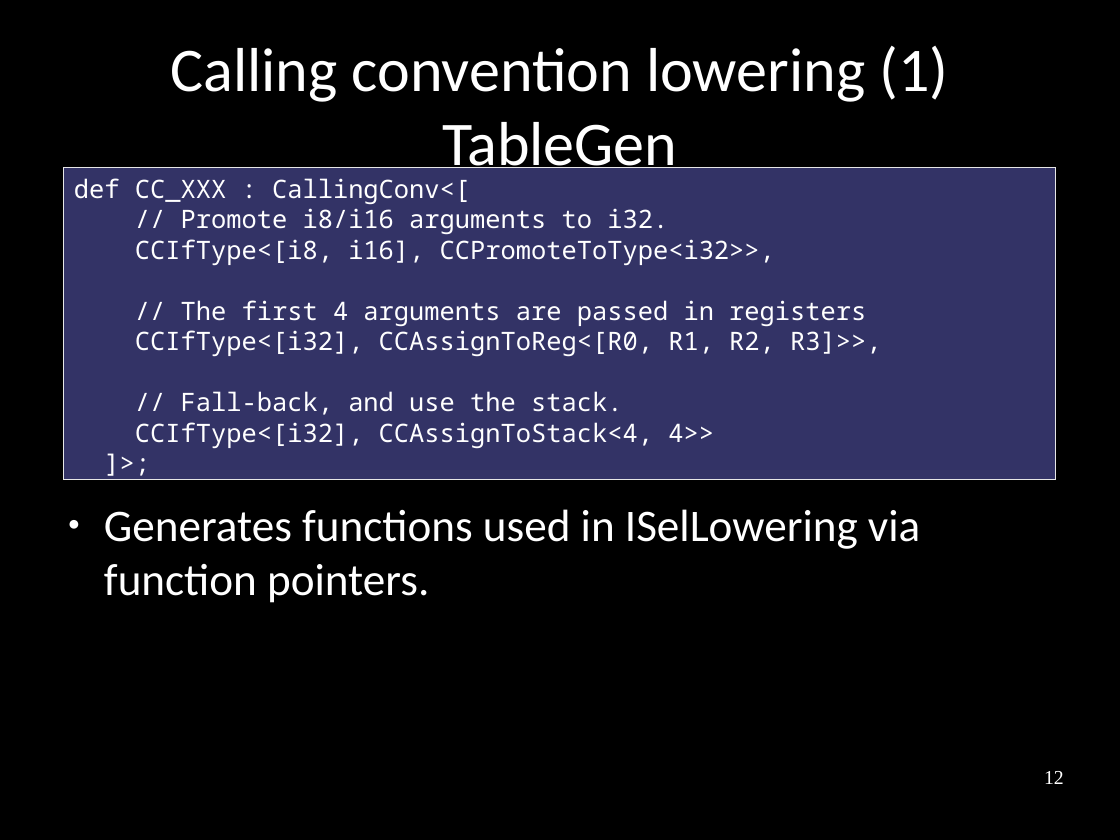
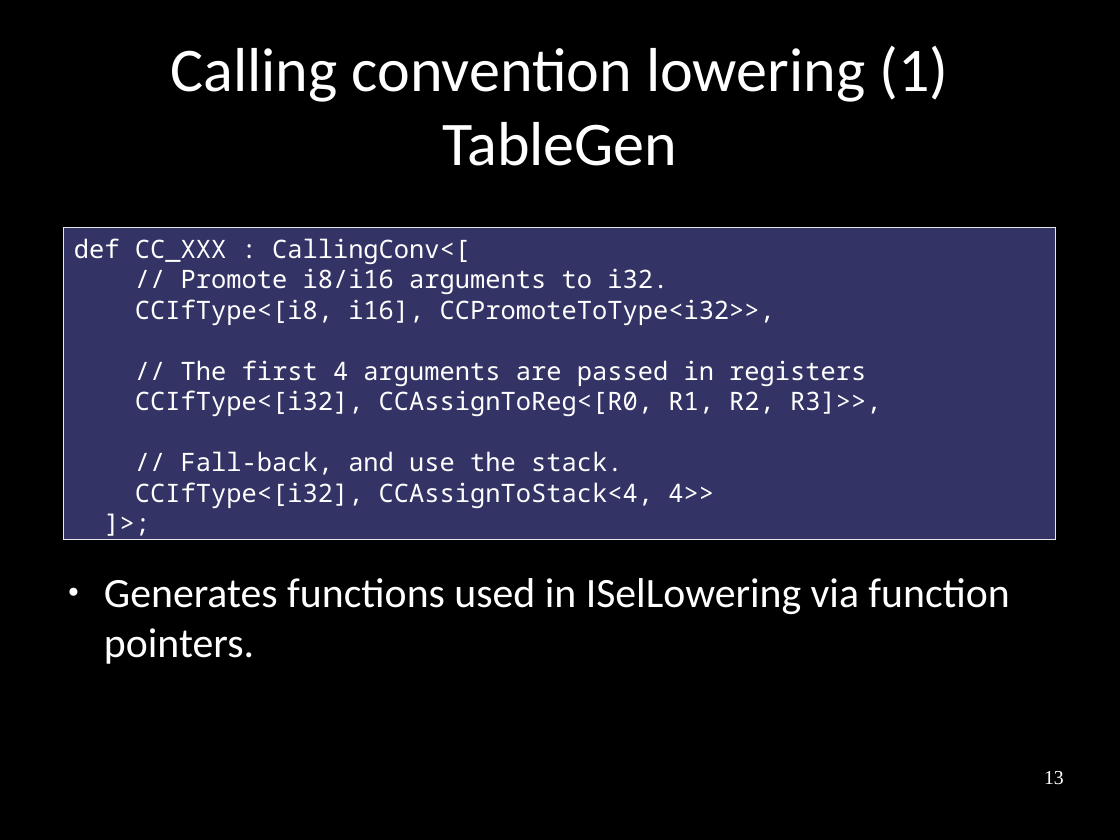
Before and after one commit to frasercrmck/llvm-leg, a slide deck: slide 13 of docs/Codeplay/Slides.odp (slide 12 before the commit). Drawn at 1120x840 pixels with LibreOffice and Linux fonts; fonts in the diff are those of the drawing. Boxes give left, top, right and bottom in pixels: in the first picture for what was removed or moved away, otherwise in the second. Text is boxed around its words. In the diff, an @@ line names an element or a change of style, - is before the commit and + after.

```diff
--- a/docs/Codeplay/Slides.odp
+++ b/docs/Codeplay/Slides.odp
@@ rectangle "def CC_XXX : CallingConv<[" moved from (x1=64, y1=168, x2=1056, y2=480) to (x1=64, y1=228, x2=1056, y2=540) @@
@@ text "Generates functions used in ISelLowering ..." at (x1=104, y1=578, x2=1009, y2=664): size 32 to 29.6 pt @@
@@ page number at (x1=1044, y1=771, x2=1064, y2=785): text changed @@
-12
+13
```
Also in this commit, not shown: 1 other slide changed, 1 slide added.
